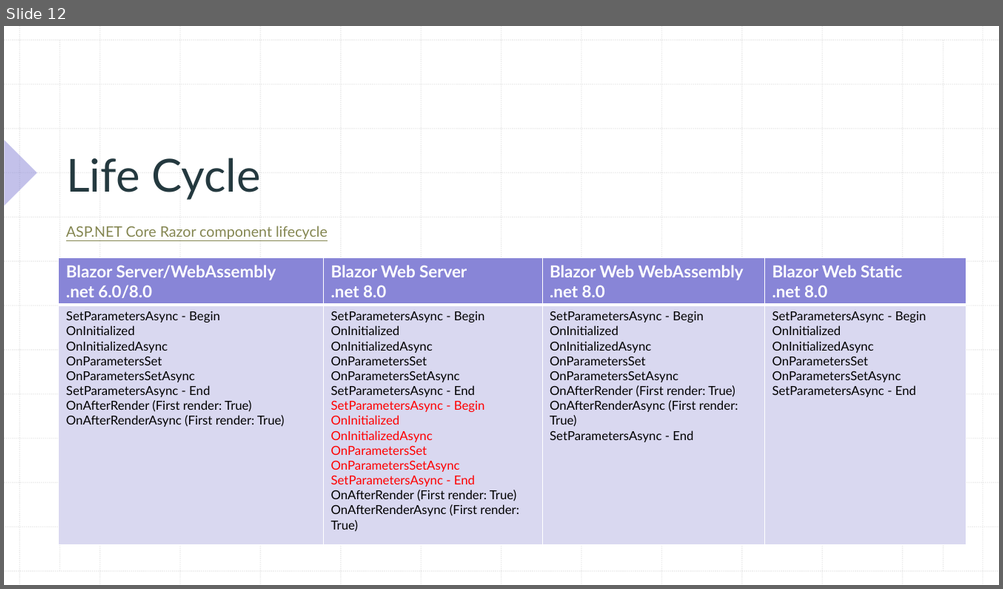
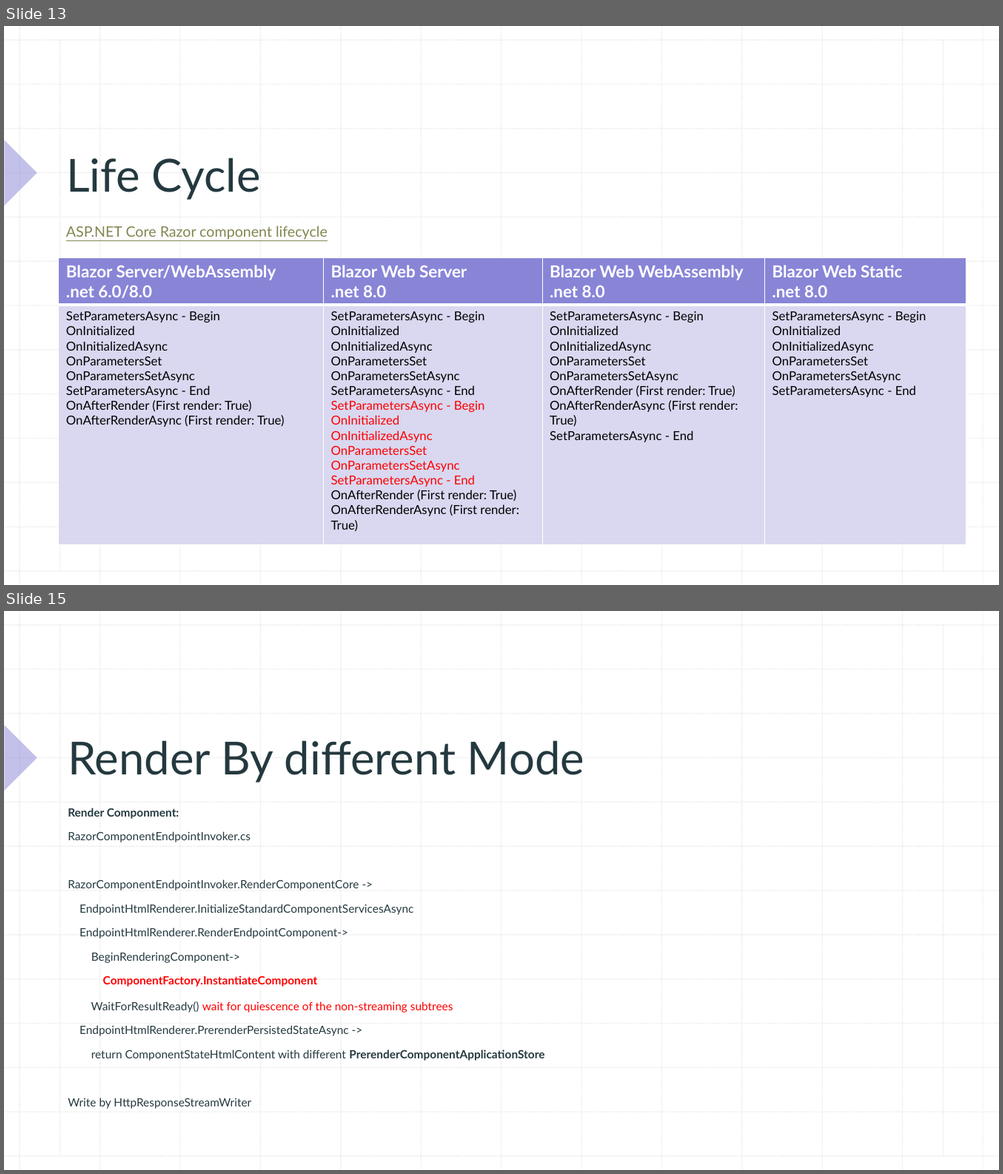
Before and after one commit to xccu/NetCore-Demo, a slide deck: Blazor in .net 8.pptx. Shown one above the other, each under a label of ours: slide 12 before the commit, slides 13 and 15 after it; the slides between them are not shown. The pictures are 1003x589 and 1003x1174 pixels, drawn with LibreOffice and Linux fonts; fonts in the diff are those of the drawing. Boxes give left, top, right and bottom in pixels: in the first picture for what was removed or moved away, otherwise in the second. Text is boxed around its words. In the diff, an @@ line names an element or a change of style, - is before the commit and + after.

```diff
--- a/Blazor in .net 8.pptx
+++ b/Blazor in .net 8.pptx
@@ slide 15 added at <box>4,611,999,1170</box>, background #FFFFFF; not listed: 29 template elements that a slide beside it also shows @@
@@ title added at <box>68,741,584,783</box>, 44 pt, text #24393F @@
+Render By different Mode
@@ text added at <box>68,808,544,1109</box>, 11 pt, text #24393F @@
+Render Componment:
+RazorComponentEndpointInvoker.cs
+RazorComponentEndpointInvoker.RenderComponentCore ->
+EndpointHtmlRenderer.InitializeStandardComponentServicesAsync
+EndpointHtmlRenderer.RenderEndpointComponent->
+BeginRenderingComponent->
+ComponentFactory.InstantiateComponent
+WaitForResultReady() wait for quiescence of the non-streaming subtrees
+EndpointHtmlRenderer.PrerenderPersistedStateAsync ->
+return ComponentStateHtmlContent with different PrerenderComponentApplicationStore
+Write by HttpResponseStreamWriter
@@ what was slide 12 is now slide 13 @@
```
Also in this commit, not shown: 3 slides changed, 3 other slides added, 3 other files.
